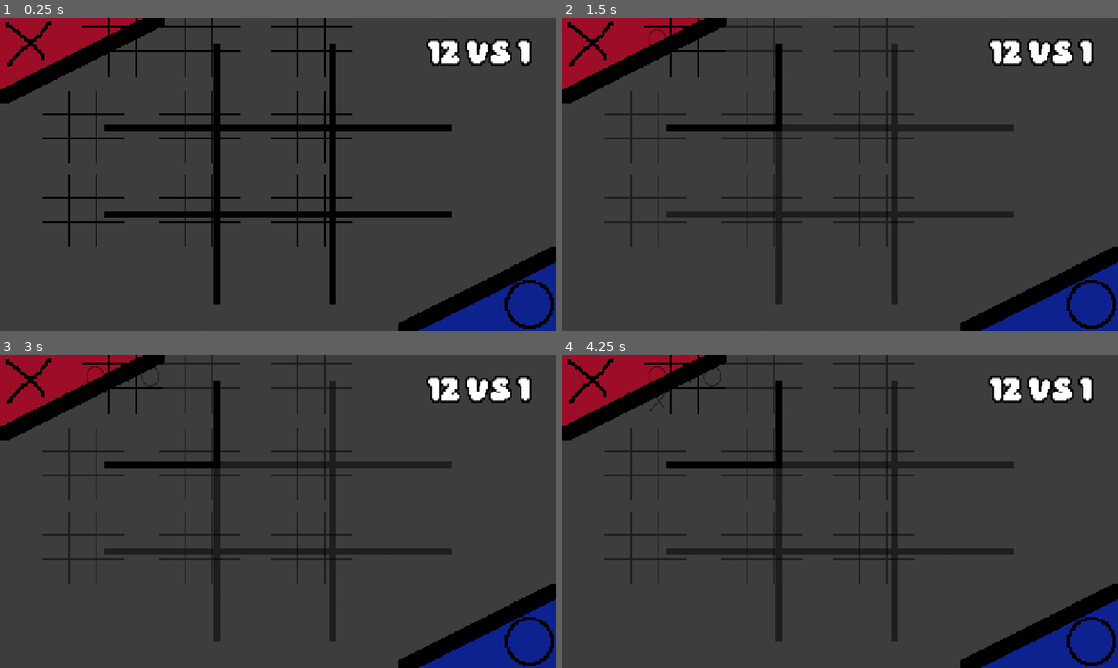
Above: before the commit, frames 1-4 (two rows, left to right).
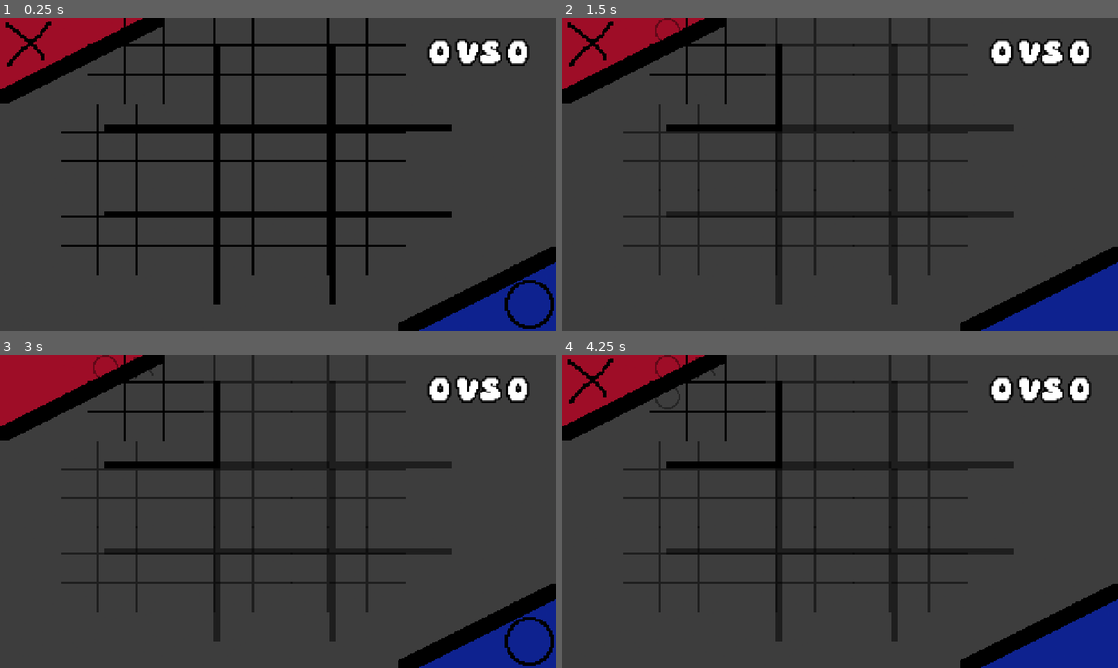
Above: after the commit, the same moments.

Repository: vii-abdullatif/Co-op
Game: Godot game, scene res://scenes/tictactoe/ultimate.tscn
Two runs of this game, one before a commit and one after it. Both use one fixed random seed, a clock stepped at 60 frames per second and the inputs below. This scene is started directly instead of the project's main scene.
Inputs (mouse positions are in pixels of both pictures, inside the frame that each line leads up to):
- Up to frame 1 (0.25 s): no input
- Up to frame 2 (1.5 s): click (723, 86) at 0.5 s; click (656, 39) at 1.27 s
- Up to frame 3 (3 s): click (122, 376) at 2.02 s; click (150, 376) at 2.77 s
- Up to frame 4 (4.25 s): click (656, 401) at 3.52 s

The runs differ from the first frame. In frame 1, 7.0% of the frame differs, in the area x 7-96%, y 0-83%; in frame 2, 7.4%; in frame 3, 7.4%; in frame 4, 7.5%, in the area x 7-100%, y 0-100%.

Commit message:
Add canvas update and ultimate restart logic

Diff:
--- a/scenes/tictactoe/base.tscn
+++ b/scenes/tictactoe/base.tscn
@@ -233,9 +233,18 @@
 script = ExtResource("1_ashms")
 
 [node name="GridContainer" type="GridContainer" parent="." unique_id=463540311]
-layout_mode = 0
-offset_right = 800.0
-offset_bottom = 600.0
+layout_mode = 1
+anchors_preset = 8
+anchor_left = 0.5
+anchor_top = 0.5
+anchor_right = 0.5
+anchor_bottom = 0.5
+offset_left = -400.0
+offset_top = -300.0
+offset_right = 400.0
+offset_bottom = 300.0
+grow_horizontal = 2
+grow_vertical = 2
 theme_override_constants/h_separation = 0
 theme_override_constants/v_separation = 0
 columns = 3
--- a/scenes/tictactoe/ultimate.gd
+++ b/scenes/tictactoe/ultimate.gd
@@ -1,20 +1,22 @@
 extends Control
 
 const mini_scene = preload("res://scenes/tictactoe/base.tscn")
-const mini_cell_size = Vector2(300,200)
-const design_size = Vector2(1280,720)
+const design_size = Vector2(800,600)
+const mini_cell_size = Vector2(800,600) / 3.5
 
 @onready var grid = $GridContainer
 @onready var score = $score
 @onready var mini_indicator = $miniIndicator
-
+@onready var x = $canvas/X
+@onready var o = $canvas/O
 var textures = {
 	"x":load("res://assets/x-tic.png"),
 	"o":load("res://assets/o.png")
 }
 
 var big_board:Array[String] = []
-
+var x_score := 0
+var o_score := 0
 var active_cell = -1
 var picker = "x"
 var mini_first = "o"
@@ -30,7 +32,7 @@
 		slot.add_child(mini_instantiate)
 		mini_instantiate.name = "mini"
 		mini_instantiate.size = design_size
-		mini_instantiate.scale = mini_cell_size / design_size
+		mini_instantiate.scale = (design_size/3)/design_size
 		mini_instantiate.auto_restart = true
 		mini_instantiate.mouse_filter = Control.MOUSE_FILTER_IGNORE
 
@@ -55,9 +57,14 @@
 	mini.hide()
 	mini.set_locked(true)
 	active_cell = -1
-
-	if tictactoeLogic.check_result(big_board) != "":
+	var big_result = tictactoeLogic.check_result(big_board)
+	if big_result != "":
 		game_done = true
+		if big_result == "x":
+			x_score += 1
+		elif big_result == "o":
+			o_score+=1
+		new_match()
 	else:
 		picker = flip_turn(picker)
 	update_ui()
@@ -106,4 +113,10 @@
 
 func _on_mini_turn_changed(new_turn:String):
 	mini_turn = new_turn
+	x.visible = mini_turn == "x"
+	o.visible = mini_turn == "o"
 	update_ui()
+
+
+func _process(_delta:float):
+	$score.text = str(x_score) + " VS " + str(o_score)
--- a/scenes/tictactoe/ultimate.tscn
+++ b/scenes/tictactoe/ultimate.tscn
@@ -6,12 +6,6 @@
 [ext_resource type="Texture2D" uid="uid://2mckrg0vctfs" path="res://assets/o.png" id="3_yt63u"]
 [ext_resource type="FontFile" uid="uid://b2nuykbdi5yru" path="res://assets/fonts/Daydream DEMO.otf" id="4_fn5eq"]
 
-[sub_resource type="LabelSettings" id="LabelSettings_0s8uj"]
-font = ExtResource("4_fn5eq")
-font_size = 32
-outline_size = 16
-outline_color = Color(0, 0, 0, 1)
-
 [sub_resource type="LabelSettings" id="LabelSettings_yt63u"]
 font = ExtResource("4_fn5eq")
 font_size = 48
@@ -242,19 +236,6 @@
 layout_mode = 3
 anchors_preset = 0
 script = ExtResource("1_utdms")
-
-[node name="miniIndicator" type="Label" parent="." unique_id=1441945193]
-visible = false
-layout_mode = 0
-offset_left = 11.0
-offset_top = 568.0
-offset_right = 251.0
-offset_bottom = 646.0
-size_flags_horizontal = 4
-text = "MINI CELL"
-label_settings = SubResource("LabelSettings_0s8uj")
-horizontal_alignment = 1
-vertical_alignment = 1
 
 [node name="canvas" type="CanvasLayer" parent="." unique_id=1951294876]
 layer = -1
@@ -286,7 +267,7 @@
 offset_right = 1224.0
 offset_bottom = 118.0
 size_flags_horizontal = 4
-text = "12 VS 1"
+text = "0 VS 0"
 label_settings = SubResource("LabelSettings_yt63u")
 horizontal_alignment = 1
 
